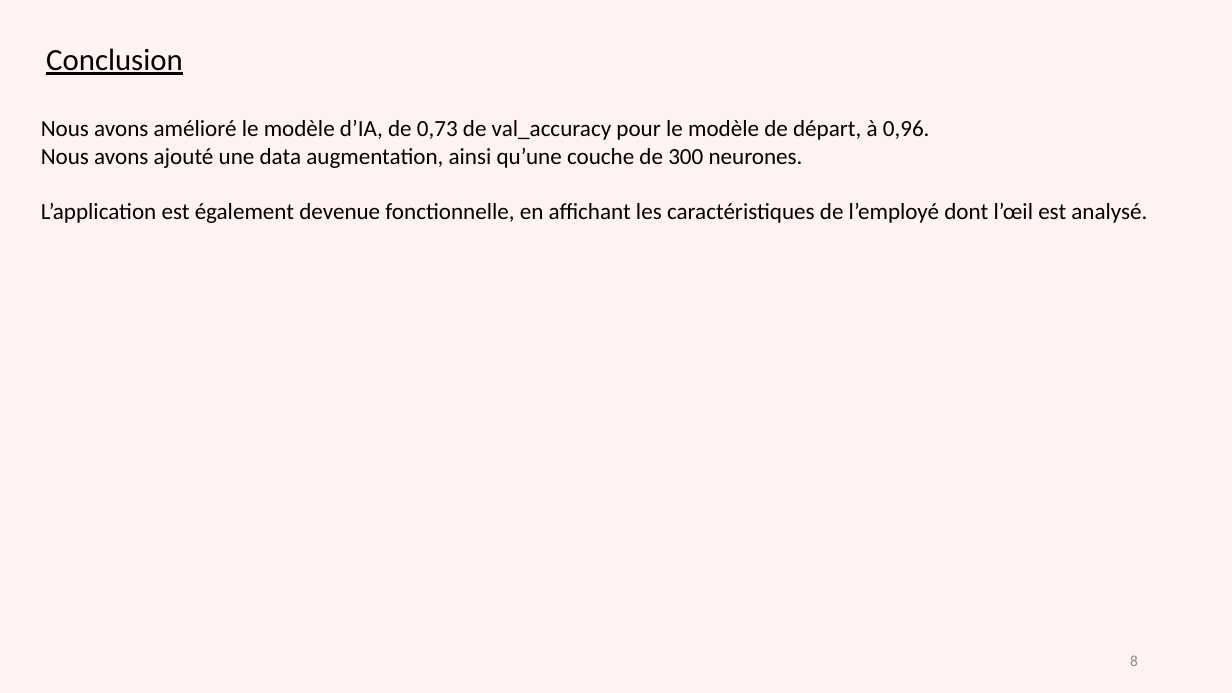
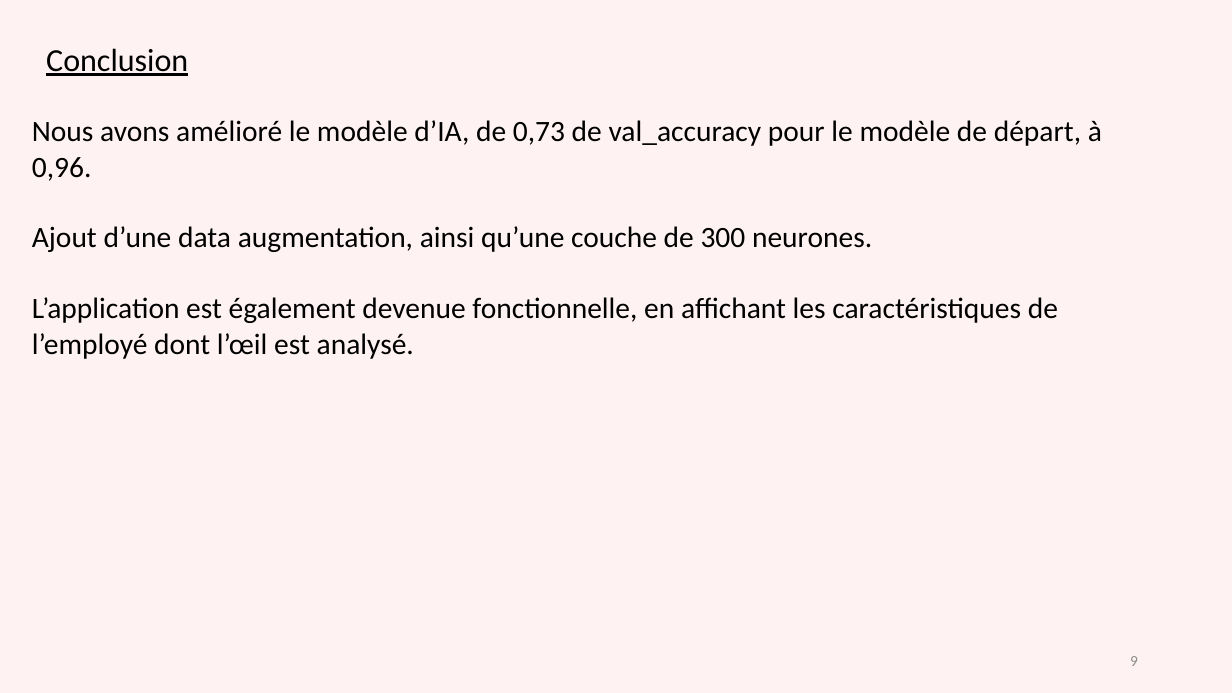
Before and after one commit to gdaume24/Projet-chef-oeuvre, a slide deck: slide 9 of E2/Présentation E2.pptx (slide 8 before the commit). Drawn at 1232x693 pixels with LibreOffice and Linux fonts; fonts in the diff are those of the drawing. Boxes give left, top, right and bottom in pixels: in the first picture for what was removed or moved away, otherwise in the second. Text is boxed around its words. In the diff, an @@ line names an element or a change of style, - is before the commit and + after.

```diff
--- a/E2/Présentation E2.pptx
+++ b/E2/Présentation E2.pptx
@@ title "Conclusion" at (46,48,188,76): size 24 to 25 pt @@
@@ text "Nous avons amélioré le modèle ...": place and size @@
-text "Nous avons amélioré le modèle ..." at (41,120,1147,223)
+text "Nous avons amélioré le modèle ..." at (32,120,1102,359)
@@ text at (32,120,1102,359): size 18 to 23 pt in "Nous avons amélioré le modèle d’IA, de ...", "L’application est également devenue fonctionnelle, en affich ..." @@
@@ text at (32,226,872,252): text changed; size 18 to 23 pt @@
-Nous avons ajouté une data augmentation, ainsi qu’une couche de 300 neurones.
+Ajout d’une data augmentation, ainsi qu’une couche de 300 neurones.
@@ page number at (1130,656,1138,666): text changed @@
-8
+9
```
Also in this commit, not shown: 7 other slides changed, 1 slide added, 4 other files.
